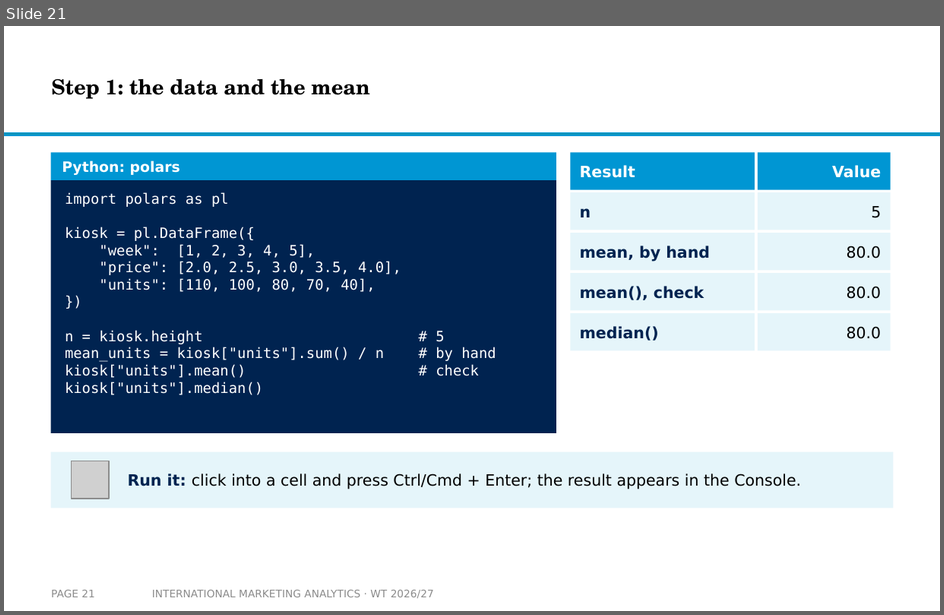
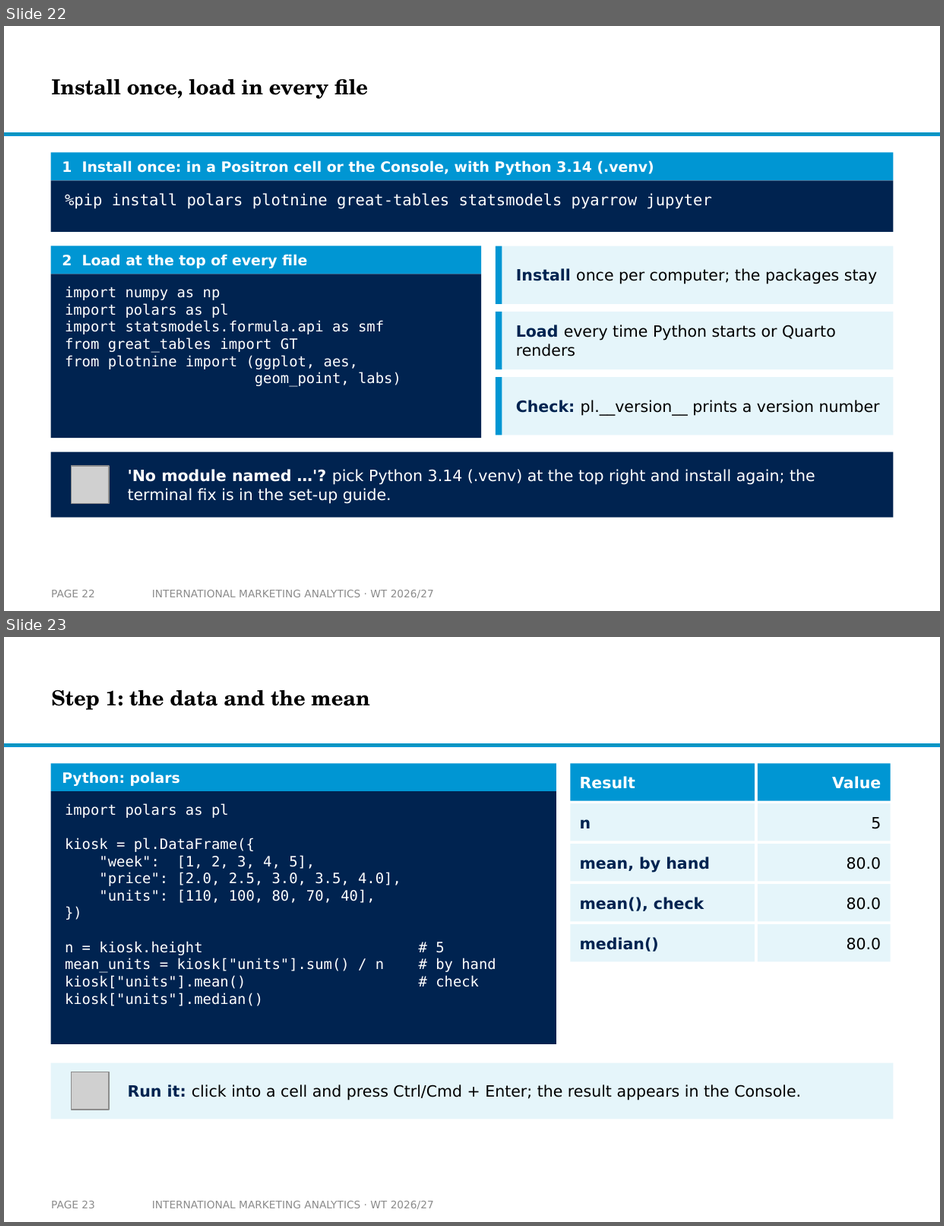
Before and after one commit to arnefloh-wu/International-Marketing-Analytics, a slide deck: slides/01b_statistics-and-regression_WT26-27.pptx. Shown one above the other, each under a label of ours: slide 21 before the commit, slides 22 and 23 after it. The pictures are 944x615 and 944x1226 pixels, drawn with LibreOffice and Linux fonts; fonts in the diff are those of the drawing; grey boxes stand for pictures; background and template pictures are left out. Boxes give left, top, right and bottom in pixels: in the first picture for what was removed or moved away, otherwise in the second. Text is boxed around its words. In the diff, an @@ line names an element or a change of style, - is before the commit and + after.

```diff
--- a/slides/01b_statistics-and-regression_WT26-27.pptx
+++ b/slides/01b_statistics-and-regression_WT26-27.pptx
@@ slide 22 added at [4, 26, 940, 611], background #FFFFFF; not listed: 1 template element that a slide beside it also shows @@
@@ title added at [51, 79, 368, 99], 16 pt, text #000000, bold @@
+Install once, load in every file
@@ rectangle added at [51, 152, 893, 180], fill #0096D3 @@
@@ text added at [62, 161, 655, 175], 11 pt, text #FFFFFF, bold @@
+1 Install once: in a Positron cell or the Console, with Python 3.14 (.venv)
@@ rectangle added at [51, 180, 893, 232], fill #002350 @@
@@ text added at [65, 193, 712, 209], 12 pt, text #FFFFFF @@
+%pip install polars plotnine great-tables statsmodels pyarrow jupyter
@@ rectangle added at [51, 246, 481, 274], fill #0096D3 @@
@@ rectangle added at [496, 246, 893, 304], fill #E5F5FA @@
@@ rectangle added at [496, 246, 502, 304], fill #0096D3 @@
@@ rectangle added at [51, 274, 481, 438], fill #002350 @@
@@ text added at [62, 254, 307, 268], 11 pt, text #FFFFFF, bold @@
+2 Load at the top of every file
@@ text added at [516, 268, 877, 284], 12 pt, text #000000 @@
+Install once per computer; the packages stay
@@ text added at [65, 286, 401, 387], 11 pt, text #FFFFFF @@
+import numpy as np
+import polars as pl
+import statsmodels.formula.api as smf
+from great_tables import GT
+from plotnine import (ggplot, aes,
+geom_point, labs)
@@ rectangle added at [496, 312, 893, 370], fill #E5F5FA @@
@@ rectangle added at [496, 312, 502, 370], fill #0096D3 @@
@@ text added at [516, 325, 836, 357], 12 pt, text #000000 @@
+Load every time Python starts or Quarto renders
@@ rectangle added at [496, 377, 893, 435], fill #E5F5FA @@
@@ rectangle added at [496, 377, 502, 435], fill #0096D3 @@
@@ text added at [516, 400, 880, 416], 12 pt, text #000000 @@
+Check: pl.__version__ prints a version number
@@ rectangle added at [51, 452, 893, 518], fill #002350 @@
@@ picture added at [72, 466, 109, 503] @@
@@ text added at [128, 469, 816, 504], 12 pt, text #FFFFFF @@
+'No module named …'? pick Python 3.14 (.venv) at the top right and install again; the terminal fix is in the set-up guide.
@@ page number added at [51, 590, 94, 598], 8 pt, text #8C8C8C @@
+PAGE 22
@@ text added at [152, 590, 434, 598], 8 pt, text #8C8C8C @@
+INTERNATIONAL MARKETING ANALYTICS · WT 2026/27
@@ what was slide 21 is now slide 23 @@
@@ page number at [51, 1201, 94, 1209]: text changed @@
-PAGE 21
+PAGE 23
```
Also in this commit, not shown: 1 other slide added, 7 other files.
